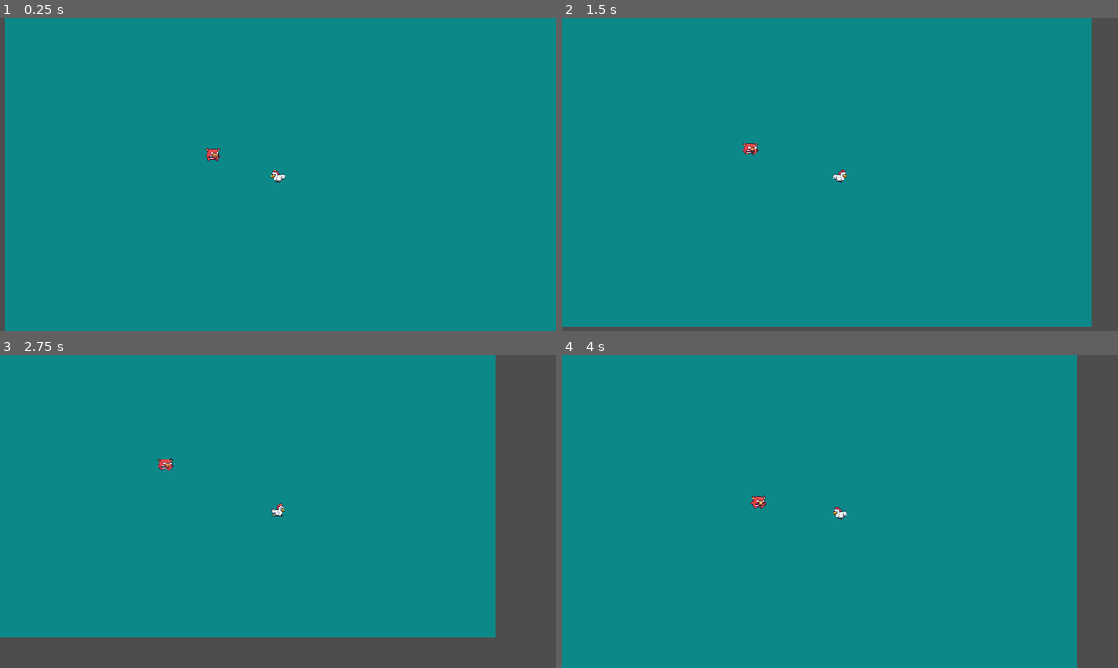
Above: before the commit, frames 1-4 (two rows, left to right).
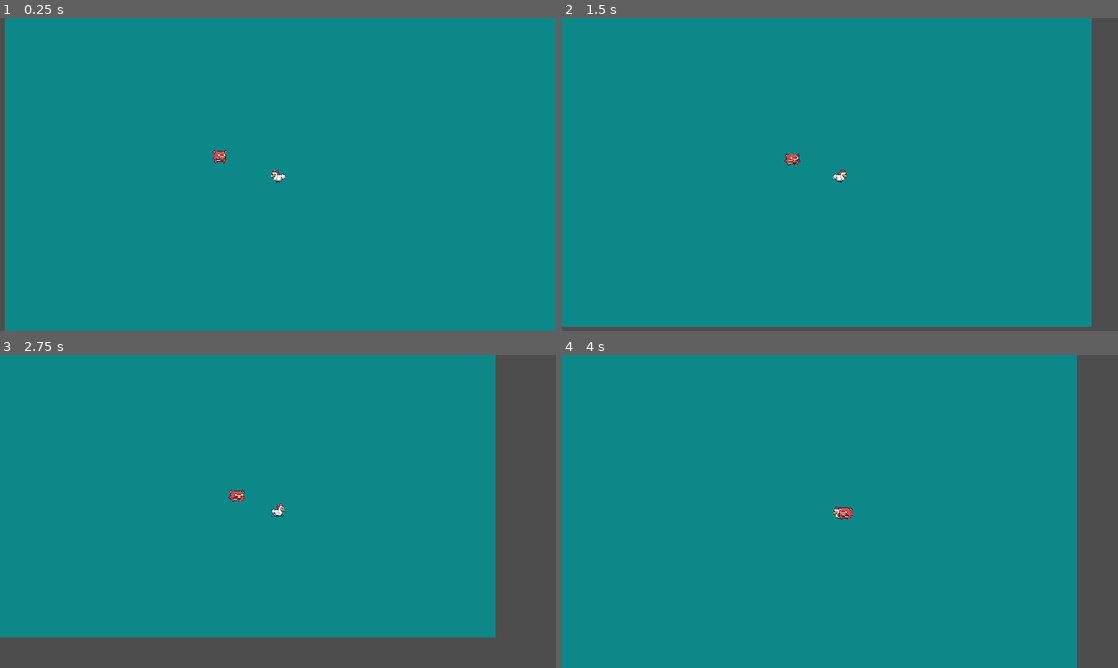
Above: after the commit, the same moments.

Repository: Pain6400/clone-vampire
Game: Godot game, scene res://scenes/world.tscn
Same seed, same stepped clock (60 frames per second), same inputs: the game is played once before the commit and once after it.
Inputs:
- Up to frame 1 (0.25 s): no input
- Up to frame 2 (1.5 s): hold Right (ui_right) 0.53-1.28 s; hold Down (ui_down) from 1.28 s (still down)
- Up to frame 3 (2.75 s): release Down (ui_down) at 2.03 s; hold Right (ui_right) from 2.03 s (still down)
- Up to frame 4 (4 s): release Right (ui_right) at 2.78 s; hold Up (ui_up) 2.78-3.53 s; hold Left (ui_left) from 3.53 s (still down)

The runs differ from the first frame. In frame 1, 0.1% of the frame differs, in the area x 37-41%, y 41-47%; in frame 2, 0.2%; in frame 3, 0.2%; in frame 4, 0.2%, in the area x 33-53%, y 44-53%.

Commit message:
avance Linux

Diff:
--- a/scripts/Enemigos/pig.gd
+++ b/scripts/Enemigos/pig.gd
@@ -1,7 +1,7 @@
 extends Area2D
 
 @onready var player = $"../Player"
-@export var SPEED := 20
+@export var SPEED := 80
 @export var damage = 1
 # Called when the node enters the scene tree for the first time.
 func _ready() -> void:
